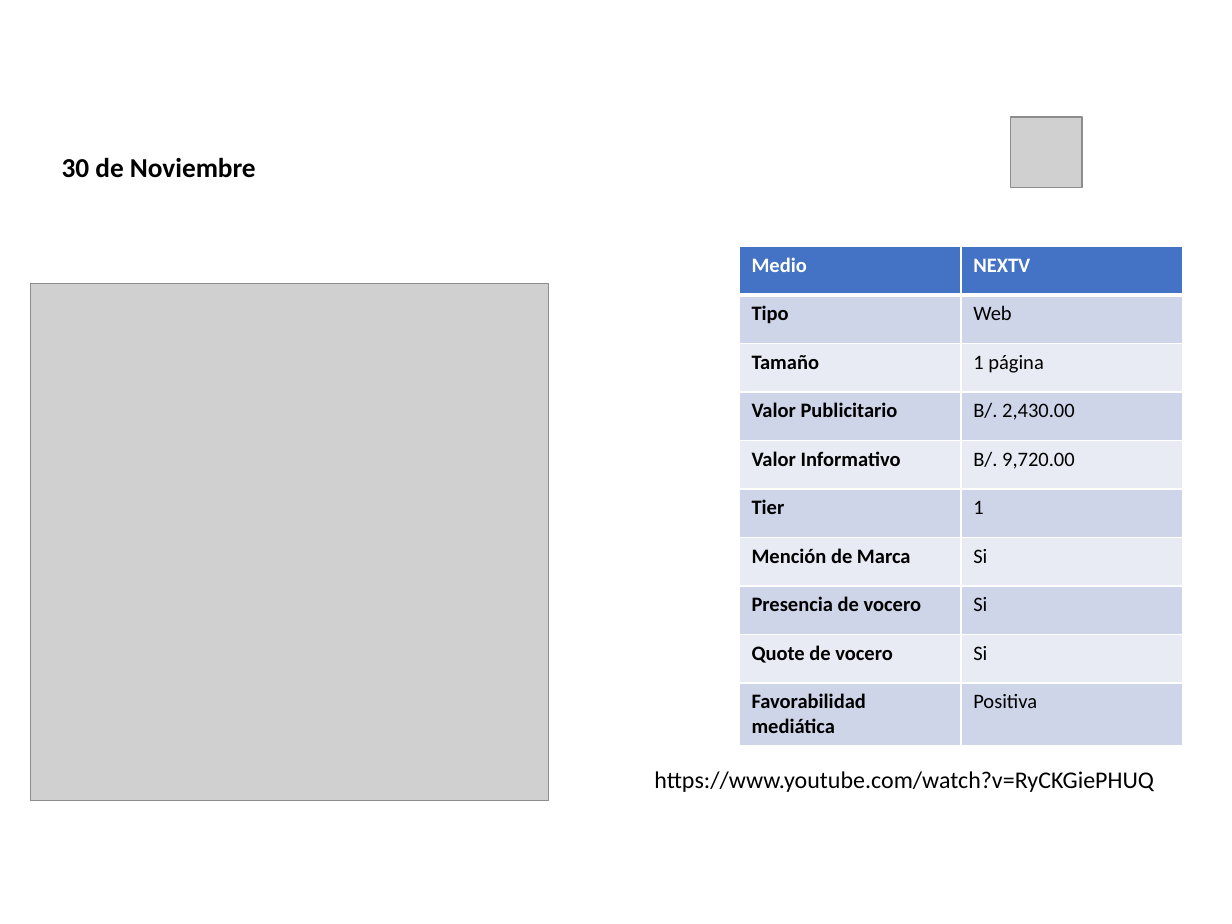
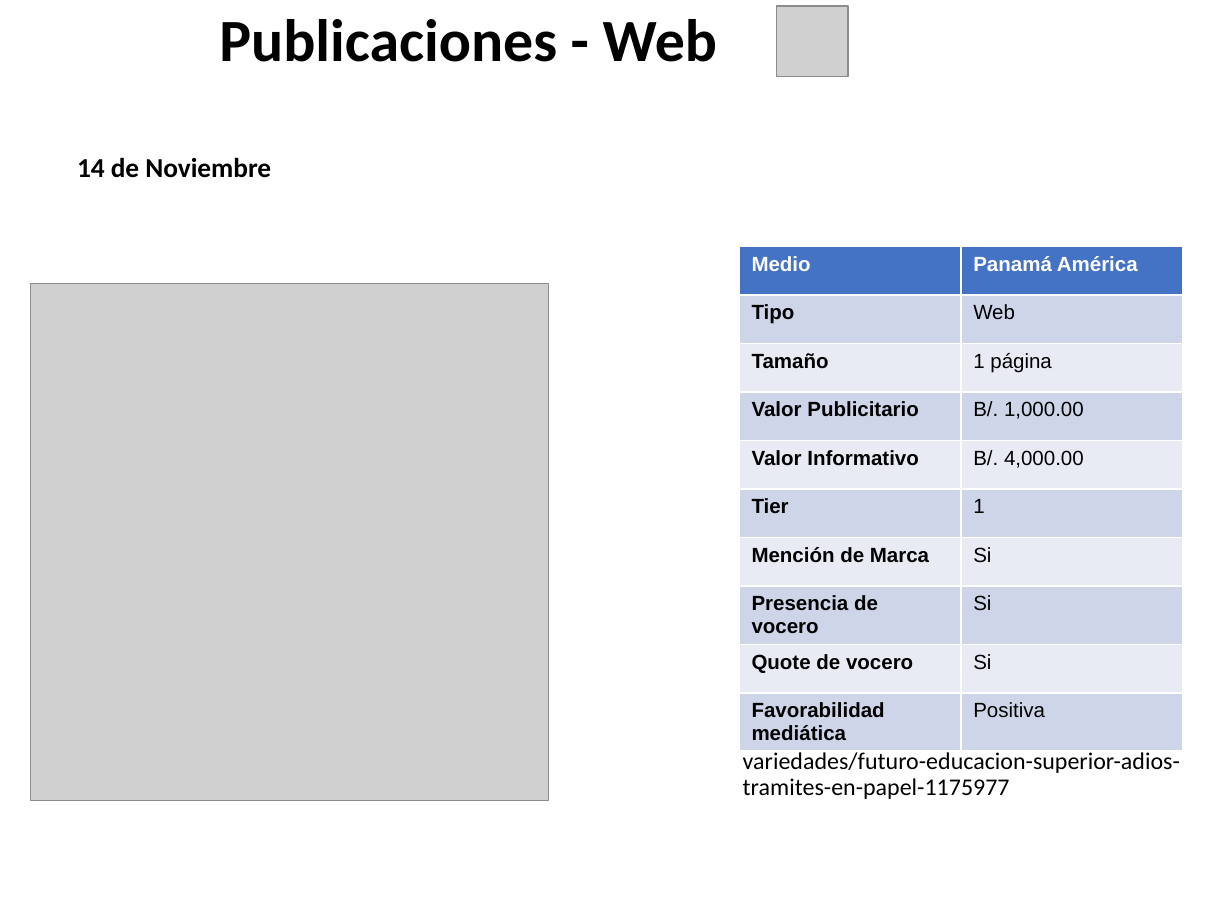
Before and after one commit to dgarci23/Report-Generator, a slide deck: slide 1 of Presentacion Terminada.pptx (slide 16 before the commit). Drawn at 1232x924 pixels with LibreOffice and Linux fonts; fonts in the diff are those of the drawing; grey boxes stand for pictures; background and template pictures are left out. Boxes give left, top, right and bottom in pixels: in the first picture for what was removed or moved away, otherwise in the second. Text is boxed around its words. In the diff, an @@ line names an element or a change of style, - is before the commit and + after.

```diff
--- a/Presentacion Terminada.pptx
+++ b/Presentacion Terminada.pptx
@@ title "Publicaciones - Web": place and size @@
-title "Publicaciones - Web" at bbox=[176, 2, 982, 101]
+title "Publicaciones - Web" at bbox=[219, 19, 717, 62]
@@ title "Publicaciones - Web" at bbox=[219, 19, 717, 62]: text colour #FFFFFF to #000000 @@
@@ picture: place and size @@
-picture at bbox=[1010, 117, 1082, 187]
+picture at bbox=[776, 6, 848, 76]
@@ text at bbox=[77, 157, 271, 178]: text changed @@
-30 de Noviembre
+14 de Noviembre
@@ table at bbox=[739, 246, 1183, 745] @@
-row 1, column 2: NEXTV
+row 1, column 2: Panamá América
-row 4, column 2: B/. 2,430.00
+row 4, column 2: B/. 1,000.00
-row 5, column 2: B/. 9,720.00
+row 5, column 2: B/. 4,000.00
@@ font Calibri to Arial in "Medio", "Tipo", "Web", "Tamaño" and 13 more places @@
@@ text added at bbox=[743, 723, 1180, 799], 14 pt, text #000000 @@
+https://www.panamaamerica.com.pa/variedades/futuro-educacion-superior-adios-tramites-en-papel-1175977
@@ text removed at bbox=[654, 771, 1154, 792] @@
-https://www.youtube.com/watch?v=RyCKGiePHUQ
```
Also in this commit, not shown: 22 other slides changed, 3 slides added, 1 other file.
